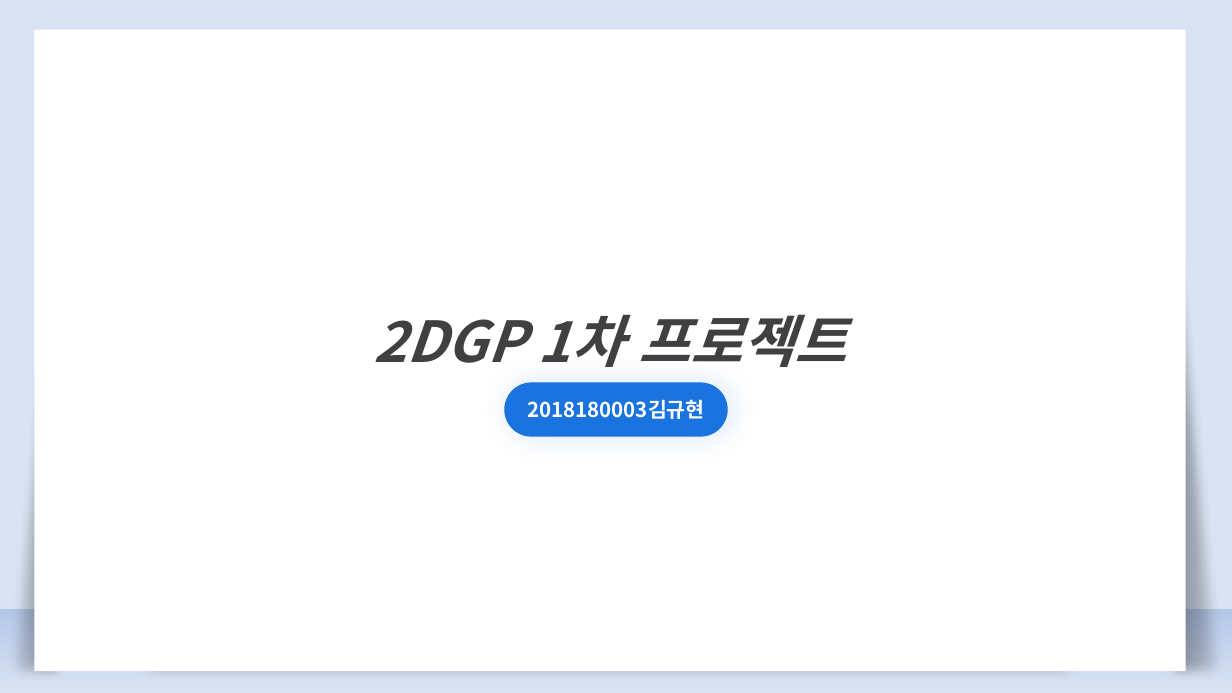
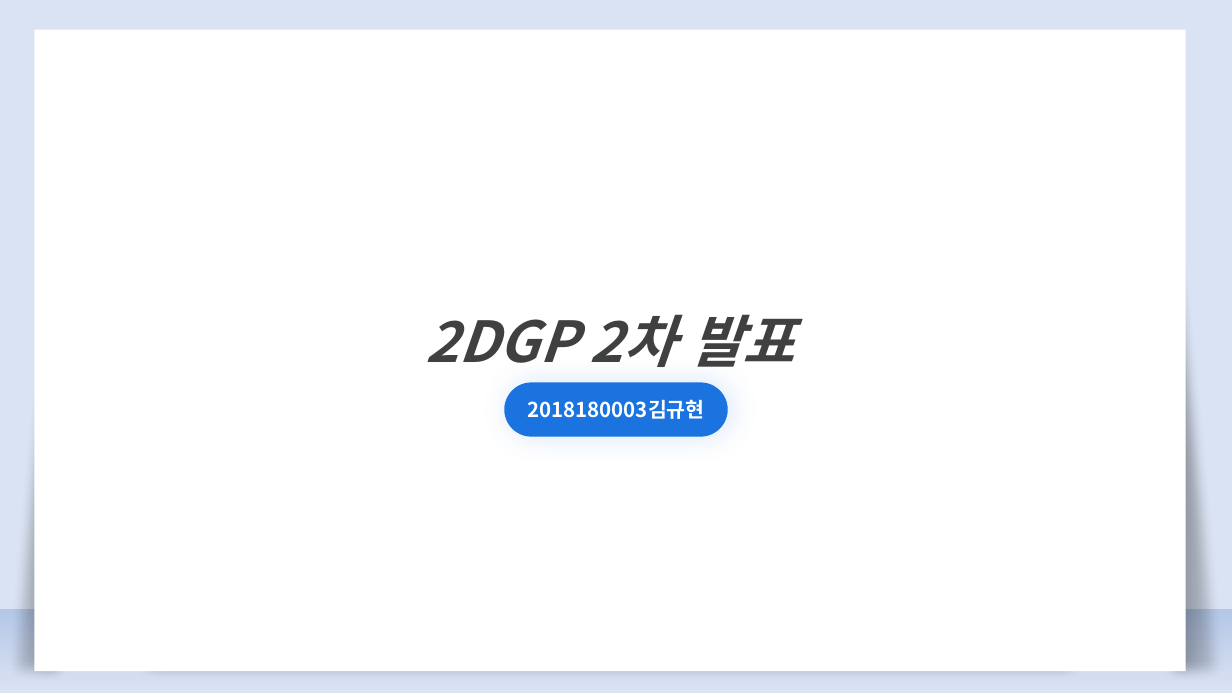
Before and after one commit to kimkyuhi/make-game, a slide deck: slide 1 of 발표/2DGP 게임 계획발표01.pptx. Drawn at 1232x693 pixels with LibreOffice and Linux fonts; fonts in the diff are those of the drawing. Boxes give left, top, right and bottom in pixels: in the first picture for what was removed or moved away, otherwise in the second. Text is boxed around its words. In the diff, an @@ line names an element or a change of style, - is before the commit and + after.

```diff
--- a/발표/2DGP 게임 계획발표01.pptx
+++ b/발표/2DGP 게임 계획발표01.pptx
@@ text in rectangle at [425,314,795,367]: text changed @@
-2DGP 1차 프로젝트
+2DGP 2차 발표
```
Also in this commit, not shown: 4 other slides changed, 1 slide added, 1 slide removed, 2 other files.
